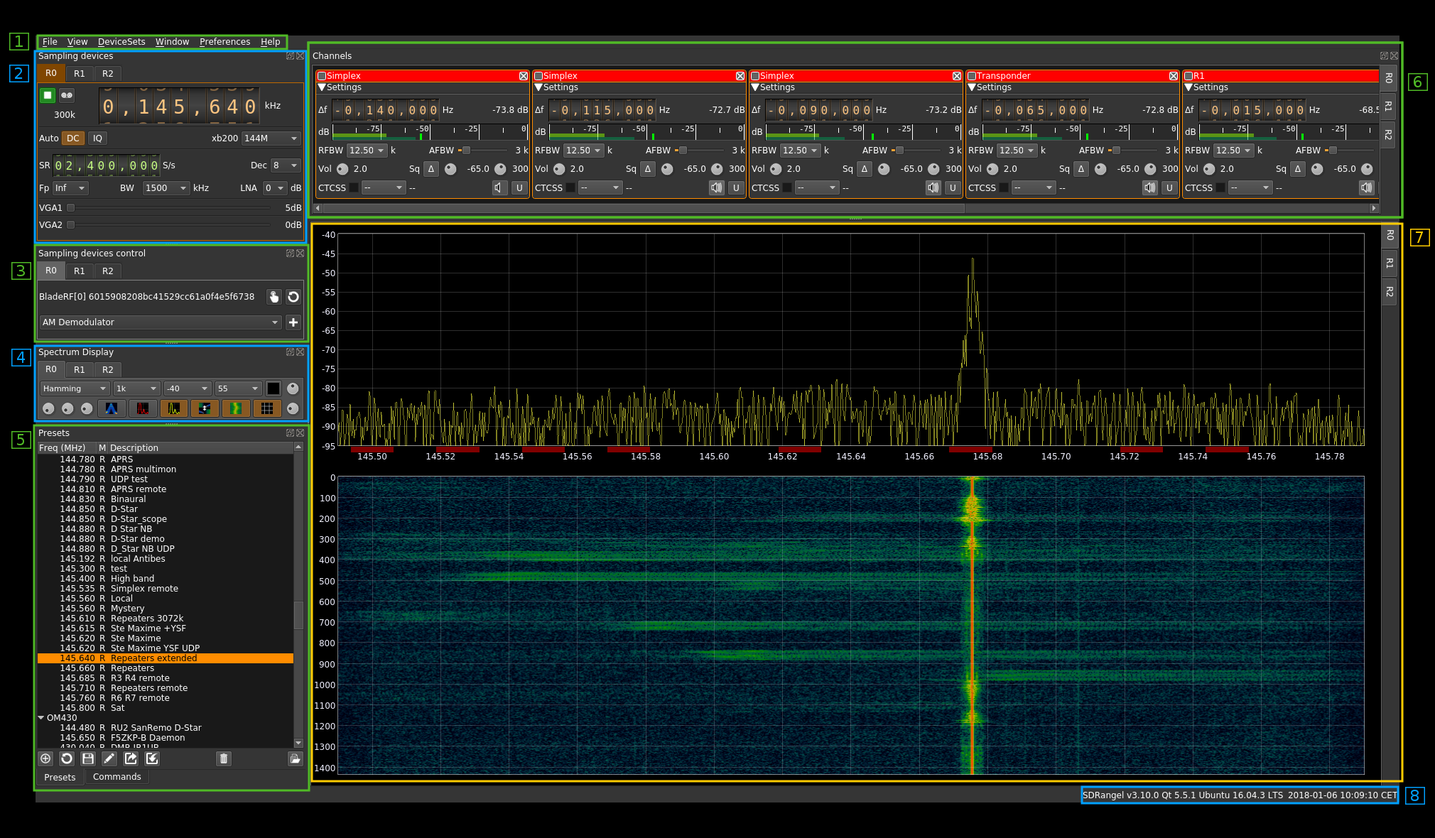
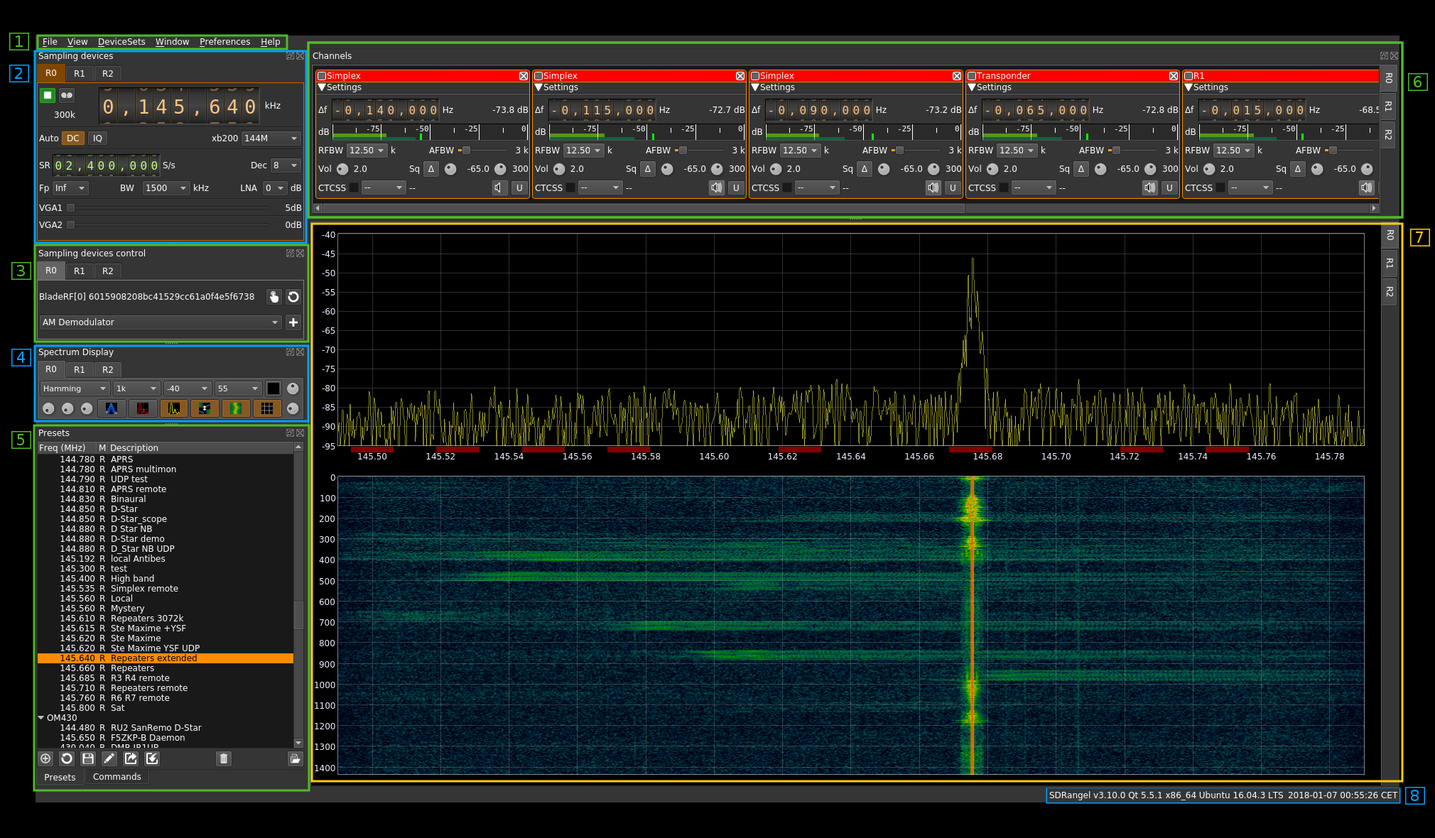
Before/after of a (1435, 838) layered artwork. What changed in the layer stack:
added layer "Clipboard #1" above "overlay08" over [1049, 788, 1400, 803]
painted on "overlay08" over [1045, 785, 1402, 806]
